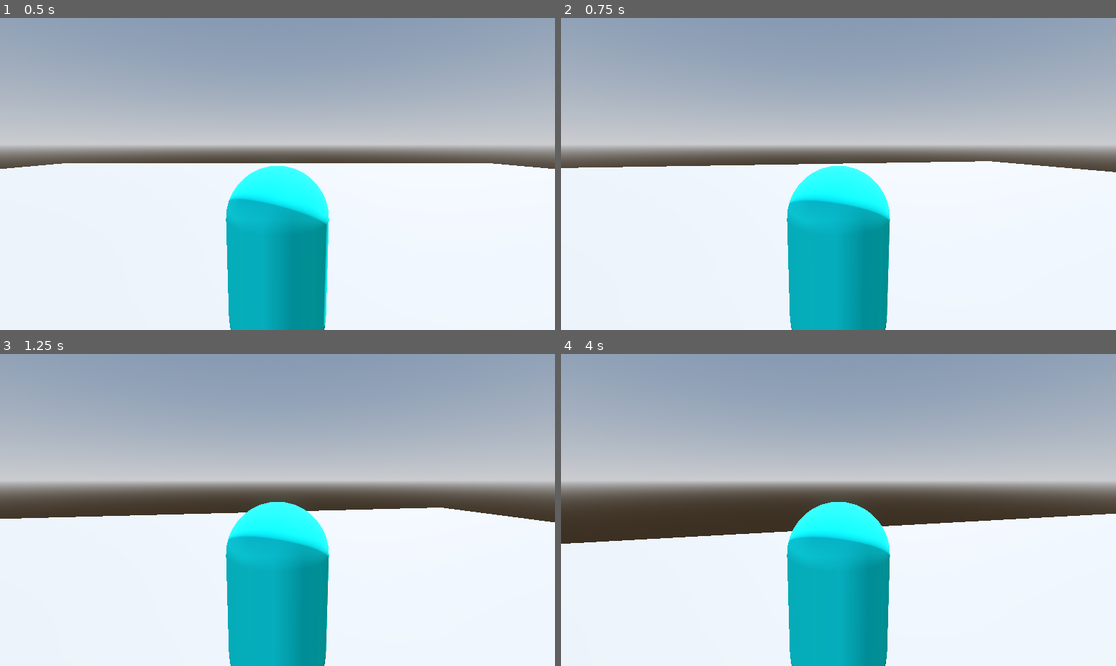
Above: before the commit, frames 1-4 (two rows, left to right).
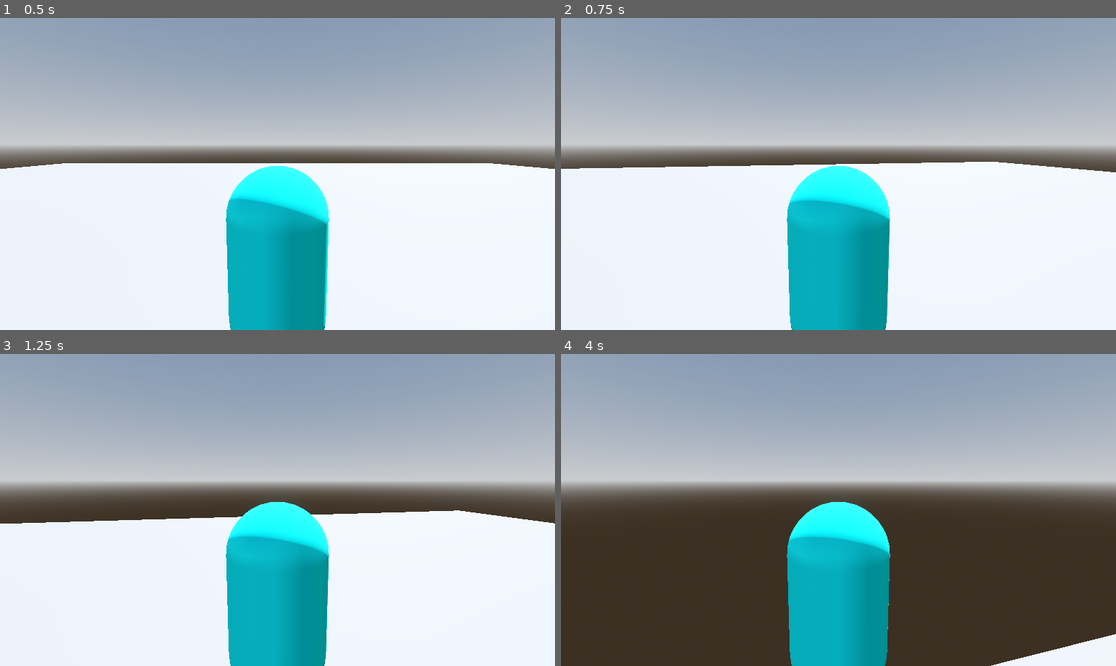
Above: after the commit, the same moments.

Repository: jpvds1/DDJD
Game: Godot game, scene res://scenes/levels/empty_level.tscn
Two runs of this game, one before a commit and one after it. Both use one fixed random seed, a clock stepped at 60 frames per second and the inputs below.
Inputs (mouse positions are in pixels of both pictures, inside the frame that each line leads up to):
- Up to frame 1 (0.5 s): no input
- Up to frame 2 (0.75 s): tap Enter at 0.5 s; move the mouse to (866, 174) at 0.52 s; hold W (move_forwards) from 0.53 s (still down); hold Shift (sprint, bound only after the commit) from 0.53 s (still down)
- Up to frame 3 (1.25 s): keep holding W (move_forwards); keep holding Shift (sprint, bound only after the commit); tap Space (jump) at 0.77 s
- Up to frame 4 (4 s): keep holding W (move_forwards); move the mouse to (810, 510) at 1.27 s; release Shift (sprint, bound only after the commit) at 1.28 s; tap Shift (sprint, bound only after the commit) at 1.35, 2.85 s; tap Space (jump) at 1.52, 3.02, 3.77 s; move the mouse to (849, 503) at 2.02 s; hold Shift (sprint, bound only after the commit) 2.03-2.78 s; move the mouse to (832, 516) at 2.77 s; move the mouse to (877, 513) at 3.52 s; hold Shift (sprint, bound only after the commit) from 3.53 s (still down)

Frame 1 is identical in both runs. In frame 2, 0.2% of the frame differs, in the area x 0-100%, y 45-50%; in frame 3, 1.0%; in frame 4, 35%, in the area x 0-100%, y 51-100%.

Commit message:
feat: sprint with shift

Diff:
--- a/platformer-game/project.godot
+++ b/platformer-game/project.godot
@@ -42,6 +42,11 @@
 "events": [Object(InputEventKey,"resource_local_to_scene":false,"resource_name":"","device":-1,"window_id":0,"alt_press …(191 unchanged characters)…
 ]
 }
+sprint={
+"deadzone": 0.2,
+"events": [Object(InputEventKey,"resource_local_to_scene":false,"resource_name":"","device":-1,"window_id":0,"alt_pressed":false,"shift_pressed":false,"ctrl_pressed":false,"meta_pressed":false,"pressed":false,"keycode":0,"physical_keycode":4194325,"key_label":0,"unicode":0,"location":0,"echo":false,"script":null)
+]
+}
 
 [physics]
 
--- a/platformer-game/scripts/player/capsule_character.gd
+++ b/platformer-game/scripts/player/capsule_character.gd
@@ -1,7 +1,8 @@
 extends CharacterBody3D
 
-
-const SPEED = 5.0
+# Movement
+const WALK_SPEED = 5.0
+const SPRINT_SPEED = 9.0
 const JUMP_VELOCITY = 4.5
 
 # Mouse movement
@@ -27,11 +28,13 @@
 	# As good practice, you should replace UI actions with custom gameplay actions.
 	var input_dir := Input.get_vector("move_left", "move_right", "move_forwards", "move_backwards")
 	var direction := (transform.basis * Vector3(input_dir.x, 0, input_dir.y)).normalized()
+	var is_sprinting = Input.is_action_pressed("sprint")
+	var current_speed = SPRINT_SPEED if is_sprinting else WALK_SPEED
 	if direction:
-		velocity.x = direction.x * SPEED
-		velocity.z = direction.z * SPEED
+		velocity.x = direction.x * current_speed
+		velocity.z = direction.z * current_speed
 	else:
-		velocity.x = move_toward(velocity.x, 0, SPEED)
-		velocity.z = move_toward(velocity.z, 0, SPEED)
+		velocity.x = move_toward(velocity.x, 0, current_speed)
+		velocity.z = move_toward(velocity.z, 0, current_speed)
 
 	move_and_slide()
